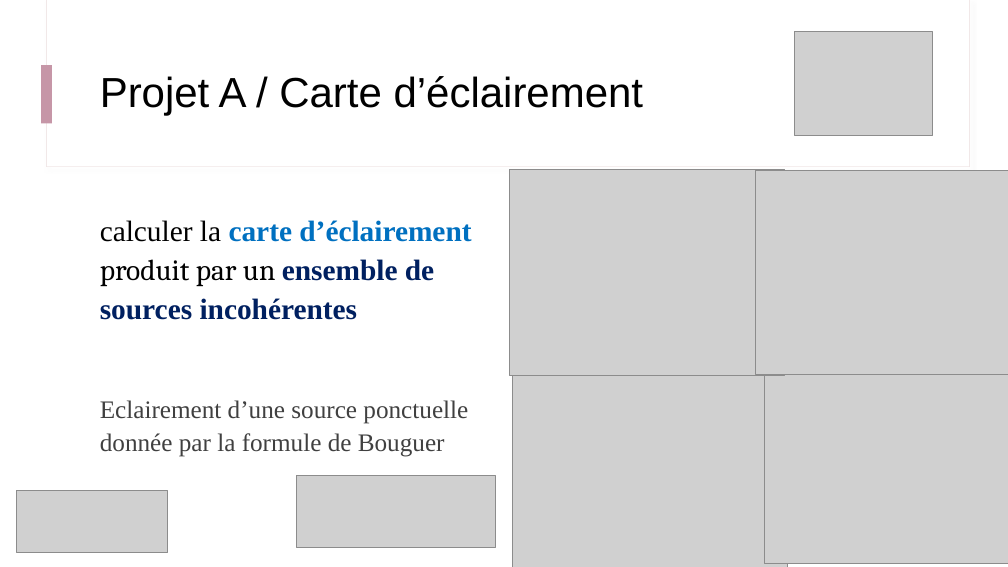
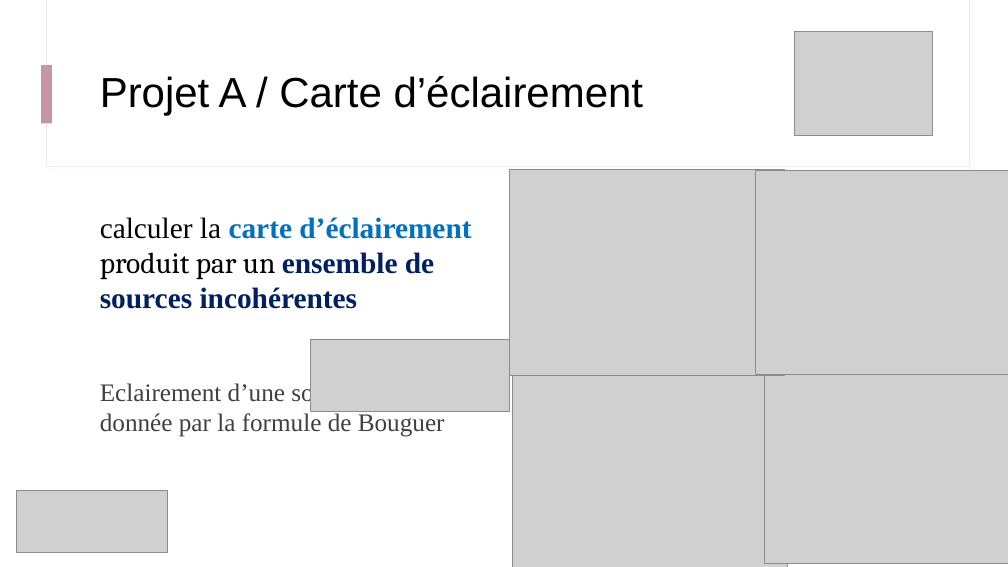
Before and after one commit to IOGS-Digital-Methods/semester-6, a slide deck: slide 10 of ONIP/B4_0_Deroulement.pptx. Drawn at 1008x567 pixels with LibreOffice and Linux fonts; fonts in the diff are those of the drawing; grey boxes stand for pictures. Boxes give left, top, right and bottom in pixels: in the first picture for what was removed or moved away, otherwise in the second. Text is boxed around its words. In the diff, an @@ line names an element or a change of style, - is before the commit and + after.

```diff
--- a/ONIP/B4_0_Deroulement.pptx
+++ b/ONIP/B4_0_Deroulement.pptx
@@ text "calculer la carte d’éclairement produit ..." at <box>100,217,471,437</box>: line spacing 1.1 to 1 @@
@@ picture: place and size @@
-picture at <box>296,476,495,547</box>
+picture at <box>311,340,510,411</box>
```
Also in this commit, not shown: 2 slides added, 7 other files.
